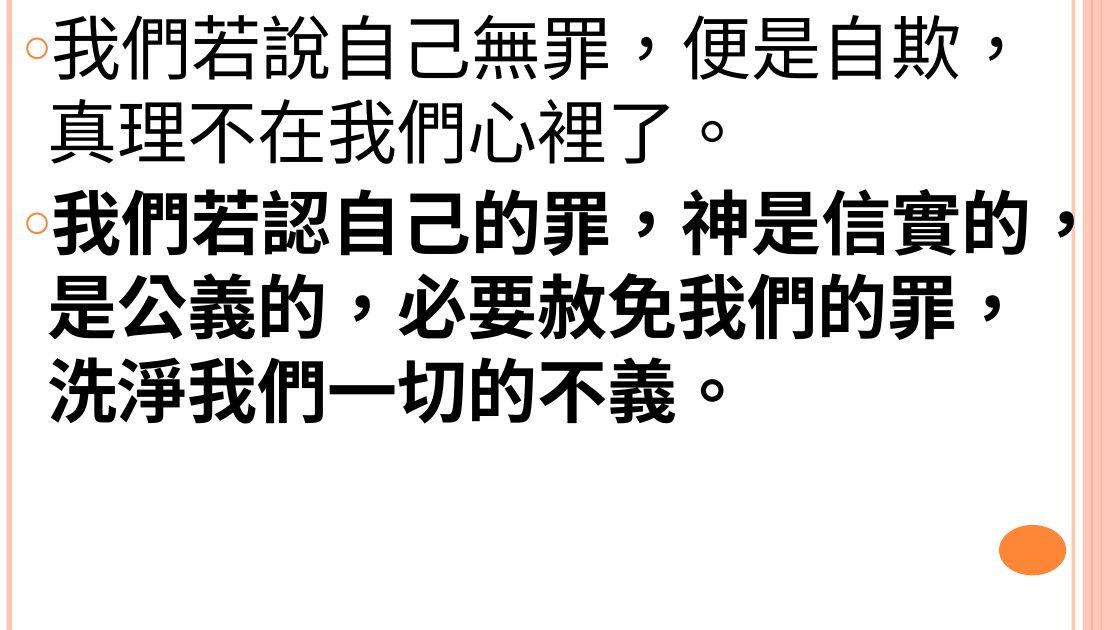
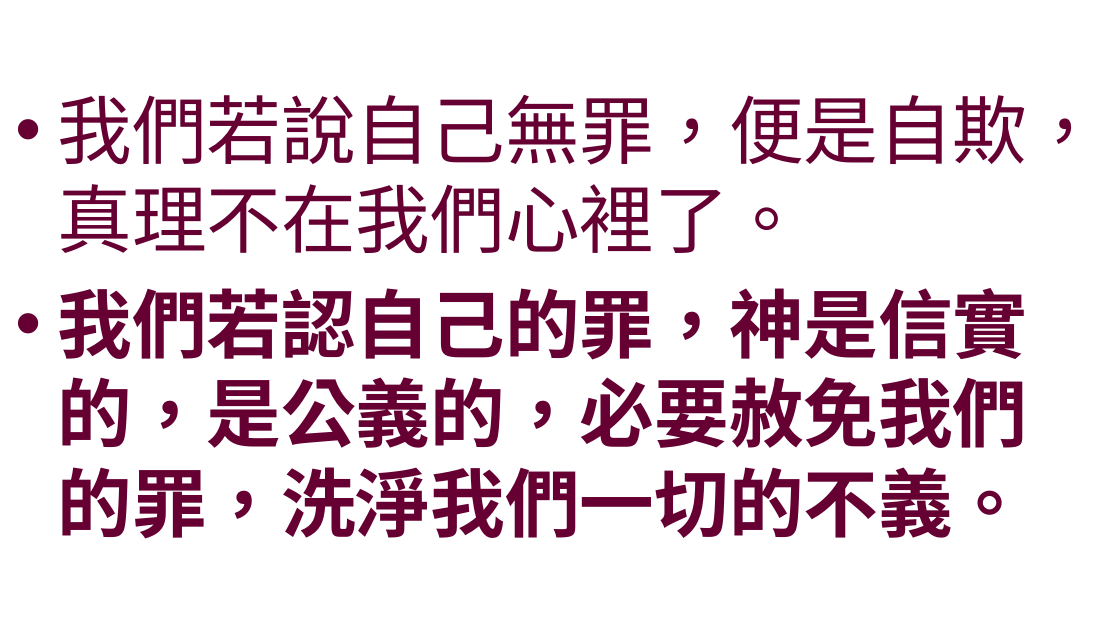
Before and after one commit to batisuoc/worship-resources, a slide deck: slide 3 of 22承認過犯.pptx. Drawn at 1120x630 pixels with LibreOffice and Linux fonts; fonts in the diff are those of the drawing; background and template pictures are left out. Boxes give left, top, right and bottom in pixels: in the first picture for what was removed or moved away, otherwise in the second. Text is boxed around its words. In the diff, an @@ line names an element or a change of style, - is before the commit and + after.

```diff
--- a/22承認過犯.pptx
+++ b/22承認過犯.pptx
@@ text "我們若說自己無罪，便是自欺，真理不在我們心裡了。": place and size @@
-text "我們若說自己無罪，便是自欺，真理不在我們心裡了。" at [47, 15, 1102, 424]
+text "我們若說自己無罪，便是自欺，真理不在我們心裡了。" at [57, 95, 1102, 539]
@@ text "我們若說自己無罪，便是自欺，真理不在我們心裡了。" at [57, 95, 1102, 539]: size 60 to 64 pt, text colour #000000 to #660033; bullet ○ to •; more space between paragraphs; vertical alignment top to middle @@
@@ line removed from (9, 0) to (9, 630) @@
@@ line removed from (1074, 0) to (1074, 630) @@
@@ rectangle removed at [1083, 0, 1120, 630] @@
@@ line removed from (1092, 0) to (1092, 630) @@
@@ line removed from (1102, 0) to (1102, 630) @@
@@ ellipse removed at [999, 525, 1066, 576] @@
```
Also in this commit, not shown: 4 other slides changed.
